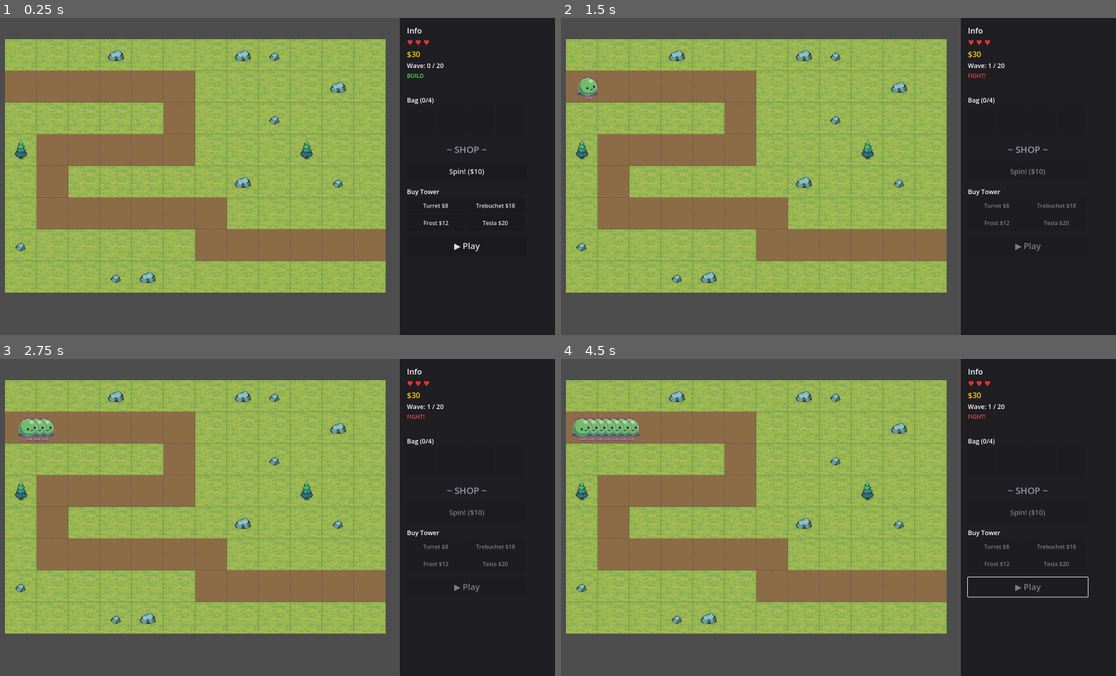
Above: before the commit, frames 1-4 (two rows, left to right).
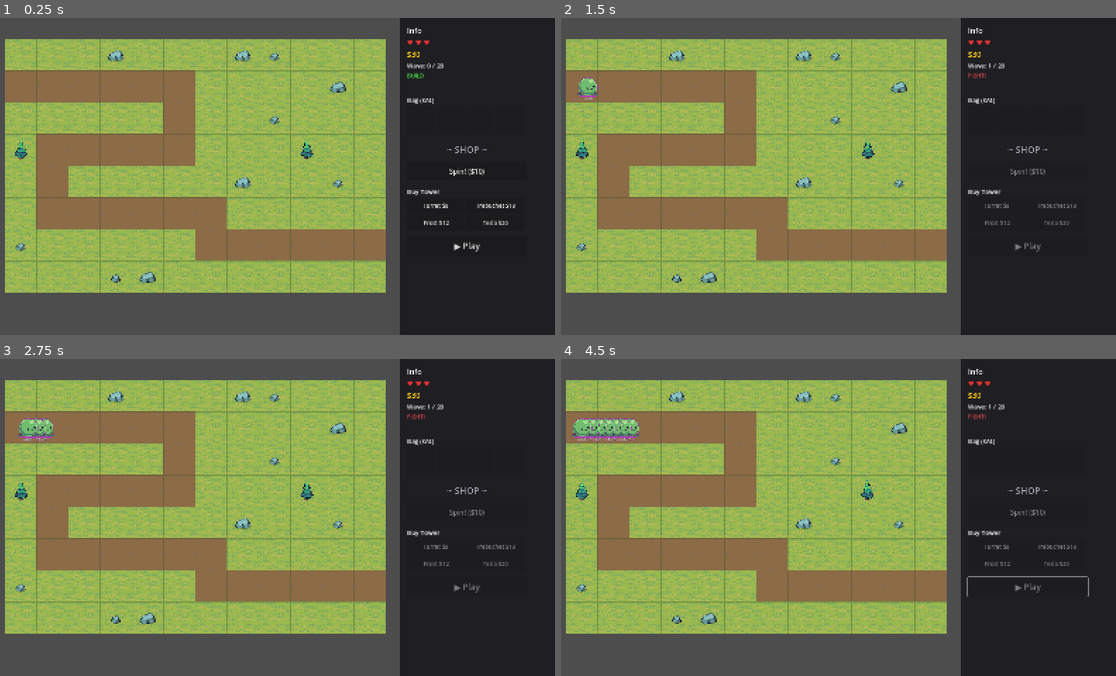
Above: after the commit, the same moments.

Repository: pkyosx/veincraft
Game: Godot game, scene res://scenes/main.tscn
Same seed, same stepped clock (60 frames per second), same inputs: the game is played once before the commit and once after it. Sound files missing from this copy of the repository are replaced by a short silence.
Inputs (mouse positions are in pixels of both pictures, inside the frame that each line leads up to):
- Up to frame 1 (0.25 s): no input
- Up to frame 2 (1.5 s): click "▶ Play" at 0.5 s; tap Enter (ui_accept) at 1.25 s; move the mouse to (960, 160) at 1.27 s; hold Right (ui_right) from 1.28 s (still down); tap Shift at 1.35 s; click (960, 160) at 1.42 s
- Up to frame 3 (2.75 s): tap Enter (ui_accept) at 1.52 s; release Right (ui_right) at 2 s; drag from (160, 533) to (244, 580) at 2.02 s
- Up to frame 4 (4.5 s): move the mouse to (888, 447) at 2.77 s; hold Right (ui_right) 2.78-3.5 s; tap Shift at 2.85, 4.35 s; drag from (805, 580) to (666, 469) at 3.52 s; move the mouse to (1005, 565) at 4.27 s; hold Left (ui_left) from 4.28 s (still down)

The runs differ from the first frame. In frame 1, 3.8% of the frame differs, in the area x 0-93%, y 3-87%; in frame 2, 3.8%; in frame 3, 3.9%; in frame 4, 4.3%, in the area x 0-96%, y 3-87%.

Commit message:
Add canvas_items stretch mode for proper web coordinate mapping
Co-Authored-By: Claude Opus 4.6 (1M context) <noreply@anthropic.com>

Diff:
--- a/project.godot
+++ b/project.godot
@@ -16,15 +16,13 @@
 
 [autoload]
 
-MCPScreenshot="*res://addons/godot_mcp/mcp_screenshot_service.gd"
-MCPInputService="*res://addons/godot_mcp/mcp_input_service.gd"
-MCPGameInspector="*res://addons/godot_mcp/mcp_game_inspector_service.gd"
 Audio="*res://scripts/audio_manager.gd"
 
 [display]
 
 window/size/viewport_width=1600.0
 window/size/viewport_height=900.0
+window/stretch/mode="canvas_items"
 
 [editor_plugins]
 
